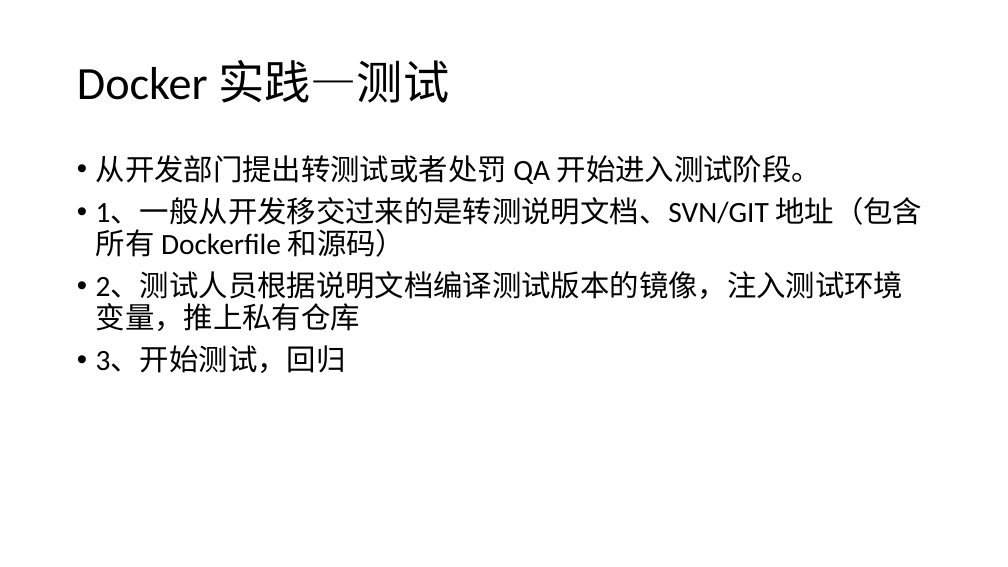
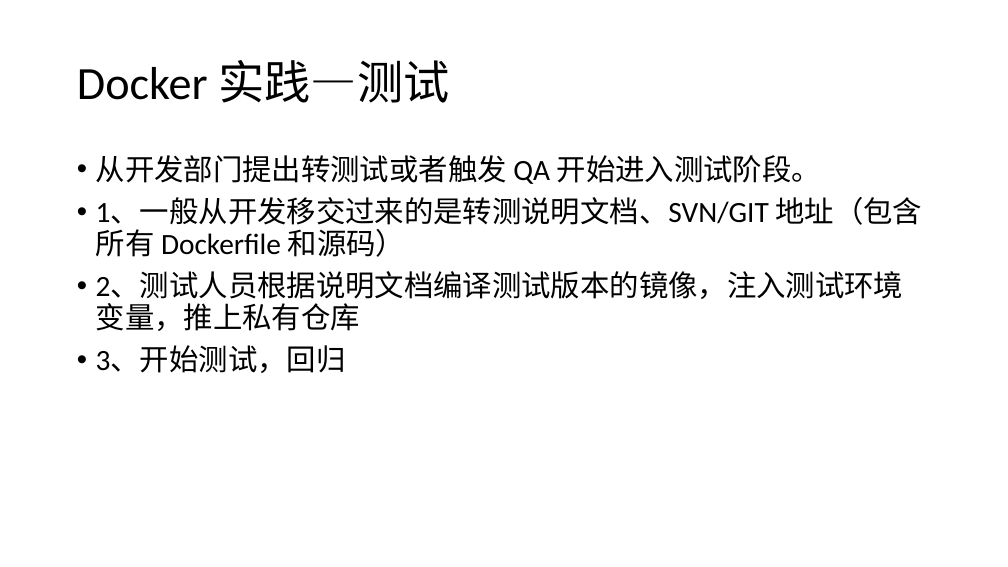
Before and after one commit to huahouye/h-kubernetes, a slide deck: slide 27 of docker/Docker技术介绍.pptx. Drawn at 1008x567 pixels with LibreOffice and Linux fonts; fonts in the diff are those of the drawing. Boxes give left, top, right and bottom in pixels: in the first picture for what was removed or moved away, otherwise in the second. Text is boxed around its words. In the diff, an @@ line names an element or a change of style, - is before the commit and + after.

```diff
--- a/docker/Docker技术介绍.pptx
+++ b/docker/Docker技术介绍.pptx
@@ text at bbox=[96, 155, 821, 184]: text changed @@
-• 从开发部门提出转测试或者处罚 QA 开始进入测试阶段。
+• 从开发部门提出转测试或者触发 QA 开始进入测试阶段。
```
Also in this commit, not shown: 1 other slide changed, 1 other file.
